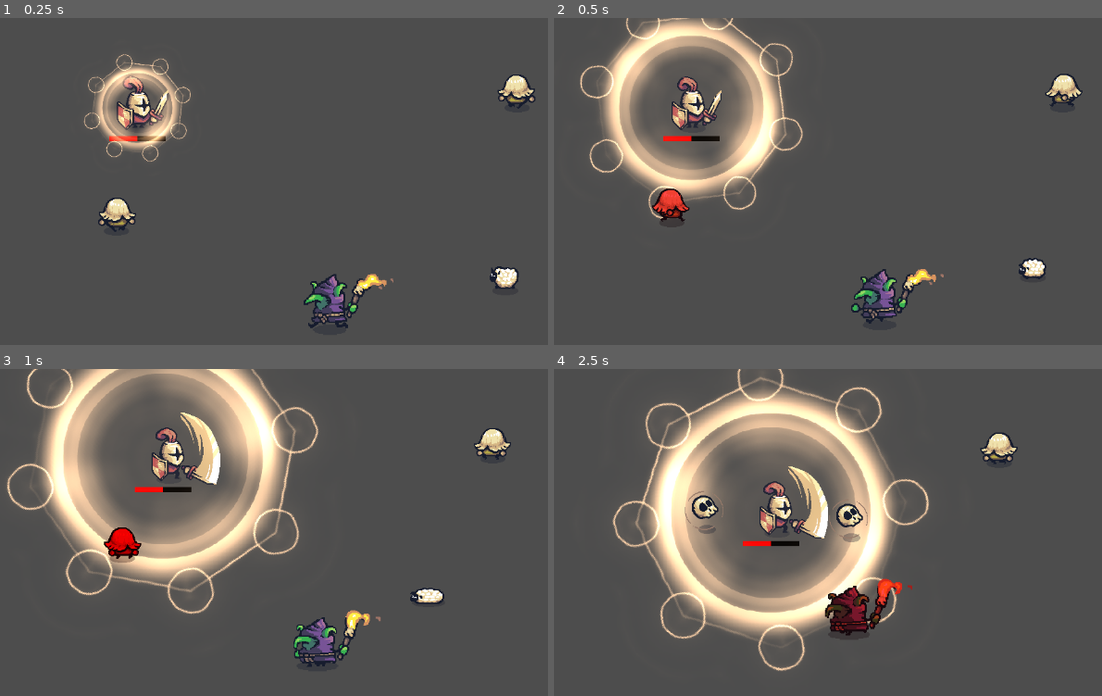
Above: before the commit, frames 1-4 (two rows, left to right).
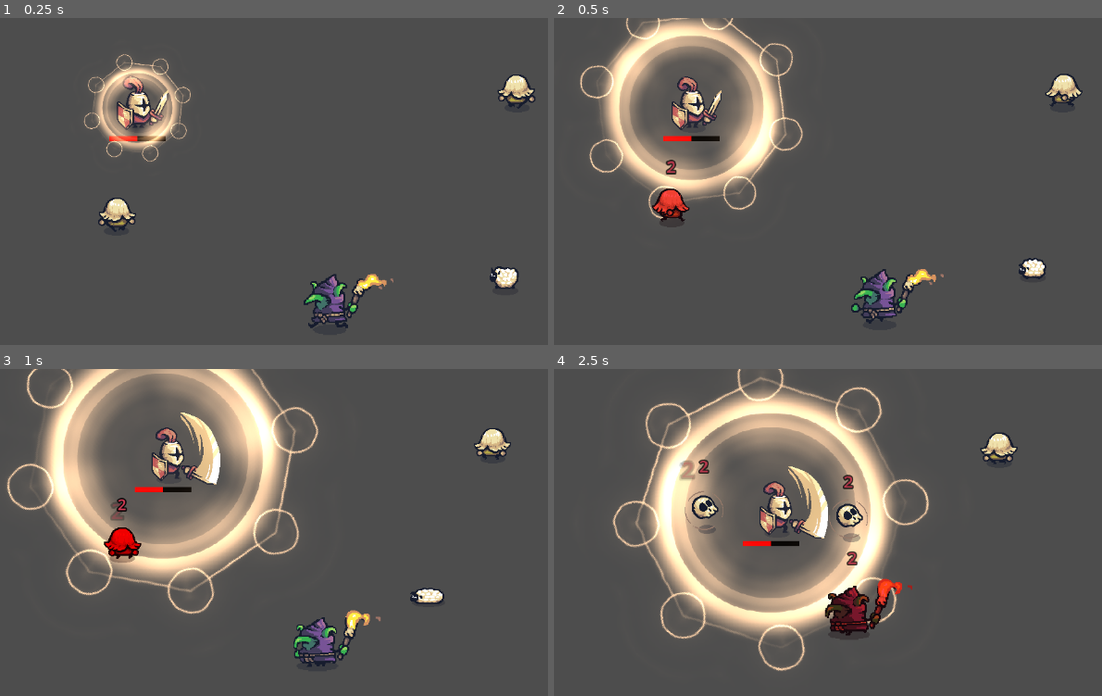
Above: after the commit, the same moments.

Repository: LostReny/DIO_TRILHA_GODOT
Game: Godot game, scene res://scenes/test_scene/testPlayer.tscn
The game is run twice, just before and just after one commit, with the same random seed, the same clock (stepped at 60 frames per second) and the same inputs. The project has no main scene, so this scene is started directly.
Inputs (mouse positions are in pixels of both pictures, inside the frame that each line leads up to):
- Up to frame 1 (0.25 s): no input
- Up to frame 2 (0.5 s): no input
- Up to frame 3 (1 s): move the mouse to (531, 555) at 0.52 s; hold D (move_right) from 0.53 s (still down); click (531, 555) at 0.6 s
- Up to frame 4 (2.5 s): move the mouse to (773, 597) at 1.27 s; release D (move_right) at 1.28 s; hold S (move_down) 1.28-2.03 s; click (773, 597) at 1.35 s; move the mouse to (997, 486) at 2.02 s; hold D (move_right) from 2.03 s (still down); click (997, 486) at 2.1 s

Frame 1 is identical in both runs. In frame 2, less than 0.1% of the frame differs, in the area x 20-23%, y 43-48%; in frame 3, 0.1%; in frame 4, 0.3%, in the area x 22-56%, y 27-61%.

Commit message:
Enemy damage

Diff:
--- a/Tiny_Swords/scenes/goblin.tscn
+++ b/Tiny_Swords/scenes/goblin.tscn
@@ -1,8 +1,9 @@
-[gd_scene load_steps=13 format=3 uid="uid://cve0hwu2lpxjp"]
+[gd_scene load_steps=14 format=3 uid="uid://cve0hwu2lpxjp"]
 
 [ext_resource type="Script" path="res://scripts/enemies/enemy.gd" id="1_okdy2"]
 [ext_resource type="PackedScene" uid="uid://b1utfimx2ubvk" path="res://scenes/misc/skull.tscn" id="2_1j3nx"]
 [ext_resource type="Texture2D" uid="uid://b2je6uemssudg" path="res://addons/assets/Tiny Swords/Factions/Goblins/Troops/Torch/Purple/Torch_Purple.png" id="3_2mrjx"]
+[ext_resource type="PackedScene" uid="uid://57eljgjyhpsq" path="res://scenes/test_scene/damage_digit.tscn" id="3_quewg"]
 [ext_resource type="Script" path="res://scripts/behaviors/enemies/follow_player.gd" id="4_tuwty"]
 
 [sub_resource type="AtlasTexture" id="AtlasTexture_yqxe3"]
@@ -65,6 +66,7 @@
 script = ExtResource("1_okdy2")
 life = 20
 death_prefab = ExtResource("2_1j3nx")
+damage_digit_prefab = ExtResource("3_quewg")
 
 [node name="AnimatedSprite2D" type="AnimatedSprite2D" parent="."]
 position = Vector2(0, -30)
@@ -81,3 +83,6 @@
 [node name="FollowPlayer" type="Node" parent="."]
 script = ExtResource("4_tuwty")
 speed = 0.4
+
+[node name="Damage_digit_marker" type="Marker2D" parent="."]
+position = Vector2(0, -62.3077)
--- a/Tiny_Swords/scenes/pawn.tscn
+++ b/Tiny_Swords/scenes/pawn.tscn
@@ -1,9 +1,10 @@
-[gd_scene load_steps=13 format=3 uid="uid://d4g44r0b6ifds"]
+[gd_scene load_steps=14 format=3 uid="uid://d4g44r0b6ifds"]
 
 [ext_resource type="Script" path="res://scripts/enemies/enemy.gd" id="1_4j45l"]
 [ext_resource type="Script" path="res://scripts/behaviors/enemies/follow_player.gd" id="1_eja73"]
 [ext_resource type="Texture2D" uid="uid://bi3824e81cfwp" path="res://addons/assets/Tiny Swords/Factions/Knights/Troops/Pawn/Yellow/Pawn_Yellow.png" id="1_ewkne"]
 [ext_resource type="PackedScene" uid="uid://b1utfimx2ubvk" path="res://scenes/misc/skull.tscn" id="2_0e2sn"]
+[ext_resource type="PackedScene" uid="uid://57eljgjyhpsq" path="res://scenes/test_scene/damage_digit.tscn" id="3_mtqnm"]
 
 [sub_resource type="AtlasTexture" id="AtlasTexture_kk8k6"]
 atlas = ExtResource("1_ewkne")
@@ -63,6 +64,7 @@
 motion_mode = 1
 script = ExtResource("1_4j45l")
 death_prefab = ExtResource("2_0e2sn")
+damage_digit_prefab = ExtResource("3_mtqnm")
 
 [node name="AnimatedSprite2D" type="AnimatedSprite2D" parent="."]
 position = Vector2(0, -27)
@@ -79,3 +81,6 @@
 [node name="FollowPlayer" type="Node" parent="."]
 script = ExtResource("1_eja73")
 speed = 0.5
+
+[node name="Damage_digit_marker" type="Marker2D" parent="."]
+position = Vector2(0, -56)
--- a/Tiny_Swords/scenes/sheep.tscn
+++ b/Tiny_Swords/scenes/sheep.tscn
@@ -1,8 +1,9 @@
-[gd_scene load_steps=13 format=3 uid="uid://oijsnn2mfh4o"]
+[gd_scene load_steps=14 format=3 uid="uid://oijsnn2mfh4o"]
 
 [ext_resource type="Script" path="res://scripts/enemies/enemy.gd" id="1_j0gqo"]
 [ext_resource type="PackedScene" uid="uid://b1utfimx2ubvk" path="res://scenes/misc/skull.tscn" id="2_gpuue"]
 [ext_resource type="Texture2D" uid="uid://c7asxpopalxya" path="res://addons/assets/Tiny Swords/Resources/Sheep/HappySheep_Bouncing.png" id="3_0pl6y"]
+[ext_resource type="PackedScene" uid="uid://57eljgjyhpsq" path="res://scenes/test_scene/damage_digit.tscn" id="3_a66lg"]
 [ext_resource type="Script" path="res://scripts/behaviors/enemies/follow_player.gd" id="4_uyy2o"]
 
 [sub_resource type="AtlasTexture" id="AtlasTexture_pwopq"]
@@ -64,6 +65,7 @@
 script = ExtResource("1_j0gqo")
 life = 1
 death_prefab = ExtResource("2_gpuue")
+damage_digit_prefab = ExtResource("3_a66lg")
 
 [node name="AnimatedSprite2D" type="AnimatedSprite2D" parent="."]
 position = Vector2(0, -15)
@@ -80,3 +82,6 @@
 [node name="FollowPlayer" type="Node" parent="."]
 script = ExtResource("4_uyy2o")
 speed = 1.8
+
+[node name="Damage_digit_marker" type="Marker2D" parent="."]
+position = Vector2(0, -45)
--- /dev/null
+++ b/Tiny_Swords/scenes/test_scene/damage_digit.tscn
@@ -0,0 +1,145 @@
+[gd_scene load_steps=8 format=3 uid="uid://57eljgjyhpsq"]
+
+[ext_resource type="Script" path="res://scripts/behaviors/damage_digit.gd" id="1_fcb5b"]
+
+[sub_resource type="Animation" id="Animation_ohhg8"]
+length = 0.001
+tracks/0/type = "value"
+tracks/0/imported = false
+tracks/0/enabled = true
+tracks/0/path = NodePath("Node2D:modulate")
+tracks/0/interp = 1
+tracks/0/loop_wrap = true
+tracks/0/keys = {
+"times": PackedFloat32Array(0),
+"transitions": PackedFloat32Array(1),
+"update": 0,
+"values": [Color(1, 1, 1, 1)]
+}
+tracks/1/type = "value"
+tracks/1/imported = false
+tracks/1/enabled = true
+tracks/1/path = NodePath("Node2D:scale")
+tracks/1/interp = 1
+tracks/1/loop_wrap = true
+tracks/1/keys = {
+"times": PackedFloat32Array(0),
+"transitions": PackedFloat32Array(1),
+"update": 0,
+"values": [Vector2(1, 1)]
+}
+tracks/2/type = "value"
+tracks/2/imported = false
+tracks/2/enabled = true
+tracks/2/path = NodePath("Node2D:position")
+tracks/2/interp = 1
+tracks/2/loop_wrap = true
+tracks/2/keys = {
+"times": PackedFloat32Array(0),
+"transitions": PackedFloat32Array(1),
+"update": 0,
+"values": [Vector2(0, 0)]
+}
+
+[sub_resource type="Animation" id="Animation_viqjl"]
+resource_name = "default"
+tracks/0/type = "value"
+tracks/0/imported = false
+tracks/0/enabled = true
+tracks/0/path = NodePath("Node2D:modulate")
+tracks/0/interp = 1
+tracks/0/loop_wrap = true
+tracks/0/keys = {
+"times": PackedFloat32Array(0, 1),
+"transitions": PackedFloat32Array(1, 2.46229),
+"update": 0,
+"values": [Color(1, 1, 1, 1), Color(1, 1, 1, 0)]
+}
+tracks/1/type = "value"
+tracks/1/imported = false
+tracks/1/enabled = true
+tracks/1/path = NodePath("Node2D:scale")
+tracks/1/interp = 2
+tracks/1/loop_wrap = true
+tracks/1/keys = {
+"times": PackedFloat32Array(0, 1),
+"transitions": PackedFloat32Array(1, 0.116629),
+"update": 0,
+"values": [Vector2(1, 1), Vector2(1.5, 1.5)]
+}
+tracks/2/type = "value"
+tracks/2/imported = false
+tracks/2/enabled = true
+tracks/2/path = NodePath("Node2D:position")
+tracks/2/interp = 1
+tracks/2/loop_wrap = true
+tracks/2/keys = {
+"times": PackedFloat32Array(0, 1),
+"transitions": PackedFloat32Array(0.112656, 1),
+"update": 0,
+"values": [Vector2(0, 0), Vector2(0, -20)]
+}
+tracks/3/type = "method"
+tracks/3/imported = false
+tracks/3/enabled = true
+tracks/3/path = NodePath(".")
+tracks/3/interp = 1
+tracks/3/loop_wrap = true
+tracks/3/keys = {
+"times": PackedFloat32Array(1),
+"transitions": PackedFloat32Array(1),
+"values": [{
+"args": [],
+"method": &"queue_free"
+}]
+}
+
+[sub_resource type="Animation" id="Animation_t3gla"]
+resource_name = "new_animation"
+
+[sub_resource type="AnimationLibrary" id="AnimationLibrary_a0k5o"]
+_data = {
+"RESET": SubResource("Animation_ohhg8"),
+"default": SubResource("Animation_viqjl"),
+"new_animation": SubResource("Animation_t3gla")
+}
+
+[sub_resource type="SystemFont" id="SystemFont_dur34"]
+font_names = PackedStringArray("HP Simplified")
+
+[sub_resource type="LabelSettings" id="LabelSettings_4isx8"]
+font = SubResource("SystemFont_dur34")
+font_size = 24
+font_color = Color(0.87451, 0.247059, 0.352941, 1)
+outline_size = 8
+outline_color = Color(0, 0, 0, 1)
+
+[node name="DamageDigit" type="Node2D"]
+script = ExtResource("1_fcb5b")
+
+[node name="AnimationPlayer" type="AnimationPlayer" parent="."]
+libraries = {
+"": SubResource("AnimationLibrary_a0k5o")
+}
+autoplay = "default"
+
+[node name="Node2D" type="Node2D" parent="."]
+
+[node name="Label" type="Label" parent="Node2D"]
+unique_name_in_owner = true
+anchors_preset = 7
+anchor_left = 0.5
+anchor_top = 1.0
+anchor_right = 0.5
+anchor_bottom = 1.0
+offset_left = -40.0
+offset_top = -41.0
+offset_right = 40.0
+offset_bottom = -8.0
+grow_horizontal = 2
+grow_vertical = 0
+text = "00000"
+label_settings = SubResource("LabelSettings_4isx8")
+horizontal_alignment = 1
+vertical_alignment = 1
+metadata/_edit_use_anchors_ = true
--- /dev/null
+++ b/Tiny_Swords/scripts/behaviors/damage_digit.gd
@@ -0,0 +1,7 @@
+extends Node2D
+
+var value : int = 0
+
+func _ready():
+	%Label.text = str(value)
+	pass
--- a/Tiny_Swords/scripts/enemies/enemy.gd
+++ b/Tiny_Swords/scripts/enemies/enemy.gd
@@ -3,6 +3,12 @@
 
 @export var life: int = 10
 @export var death_prefab: PackedScene
+@export var damage_digit_prefab: PackedScene
+@onready var damage_digit_marker =  $Damage_digit_marker
+
+func ready():
+	#damage_digit_prefab = preload("res://scenes/test_scene/damage_digit.tscn")
+	pass
 
 #valor de dano para retirar da vida que temos
 func damage(amount: int) -> void:
@@ -15,6 +21,16 @@
 	tween.set_ease(Tween.EASE_IN)
 	tween.set_trans(Tween.TRANS_QUINT)
 	tween.tween_property(self,"modulate", Color.WHITE, 0.3)
+
+
+	#criar um damage digit
+	var damage_digit = damage_digit_prefab.instantiate()
+	damage_digit.value = amount
+	if damage_digit_marker :
+		damage_digit.global_position = damage_digit_marker.global_position
+	else:
+		damage_digit.global_position = global_position
+	get_parent().add_child(damage_digit)
 
 	#processar morte
 	if life <= 0 :
